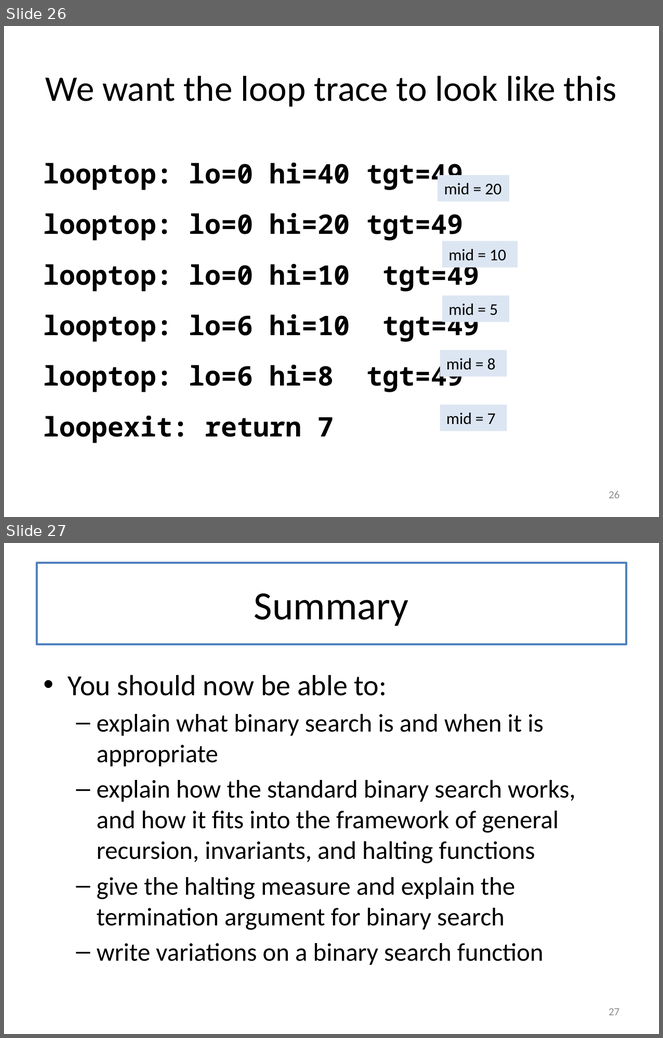
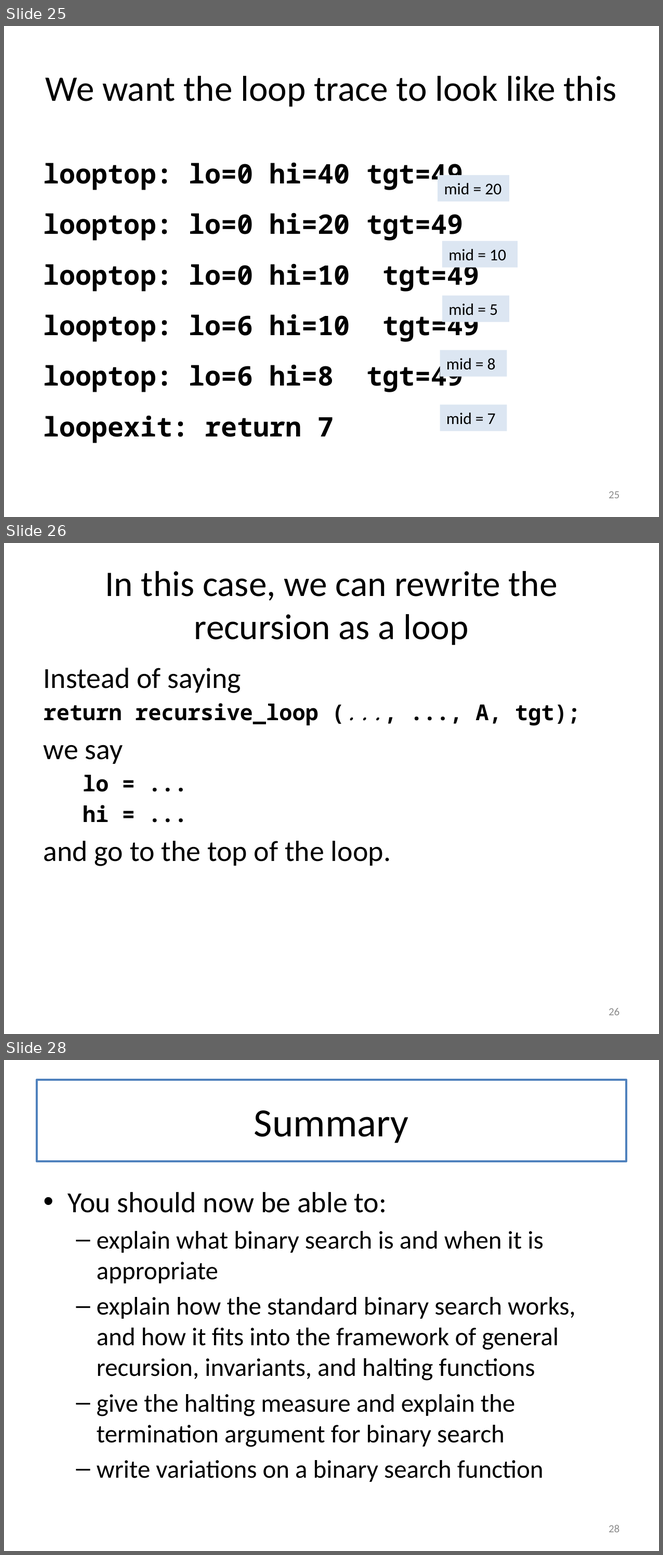
Before and after one commit to mwand/cs5010f17, a slide deck: Slides/Lesson 8.2 Binary Search.pptx. Shown one above the other, each under a label of ours: slides 26 and 27 before the commit, slides 25, 26 and 28 after it; the slides between them are not shown. The pictures are 663x1038 and 663x1555 pixels, drawn with LibreOffice and Linux fonts; fonts in the diff are those of the drawing. Boxes give left, top, right and bottom in pixels: in the first picture for what was removed or moved away, otherwise in the second. Text is boxed around its words. In the diff, an @@ line names an element or a change of style, - is before the commit and + after.

```diff
--- a/Slides/Lesson 8.2 Binary Search.pptx
+++ b/Slides/Lesson 8.2 Binary Search.pptx
@@ slide 26 added at (4, 543, 659, 1034), background #FFFFFF @@
@@ title added at (37, 563, 626, 644), fill #FFFFFF, outline #4F81BD 2 pt, 39.6 pt, text #000000 @@
+In this case, we can rewrite the recursion as a loop
@@ text added at (44, 668, 581, 866), 24 pt, text #000000 @@
+Instead of saying
+return recursive_loop (..., ..., A, tgt);
+we say
+lo = ...
+hi = ...
+and go to the top of the loop.
@@ page number added at (609, 1008, 620, 1016), 12 pt, text #8C8C8C @@
+26
@@ what was slide 26 is now slide 25 @@
@@ page number at (609, 491, 620, 499): text changed @@
-26
+25
@@ what was slide 27 is now slide 28 @@
@@ page number at (609, 1525, 620, 1533): text changed @@
-27
+28
```
Also in this commit, not shown: 7 slides changed, 1 other slide added, 1 slide removed, 1 other file.
